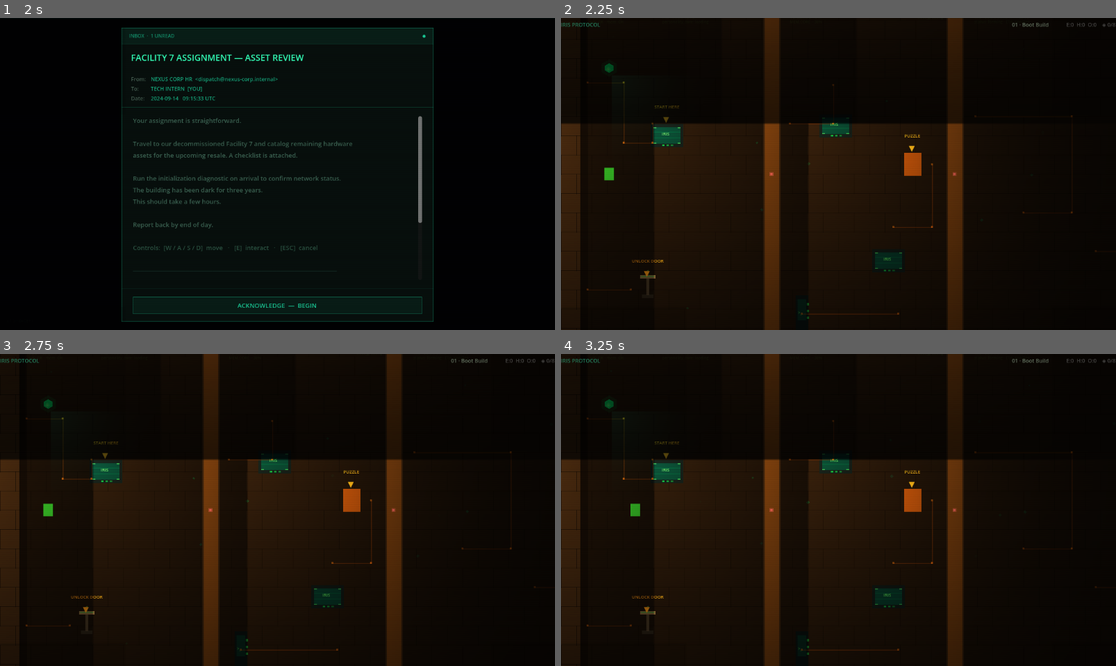
Above: before the commit, frames 1-4 (two rows, left to right).
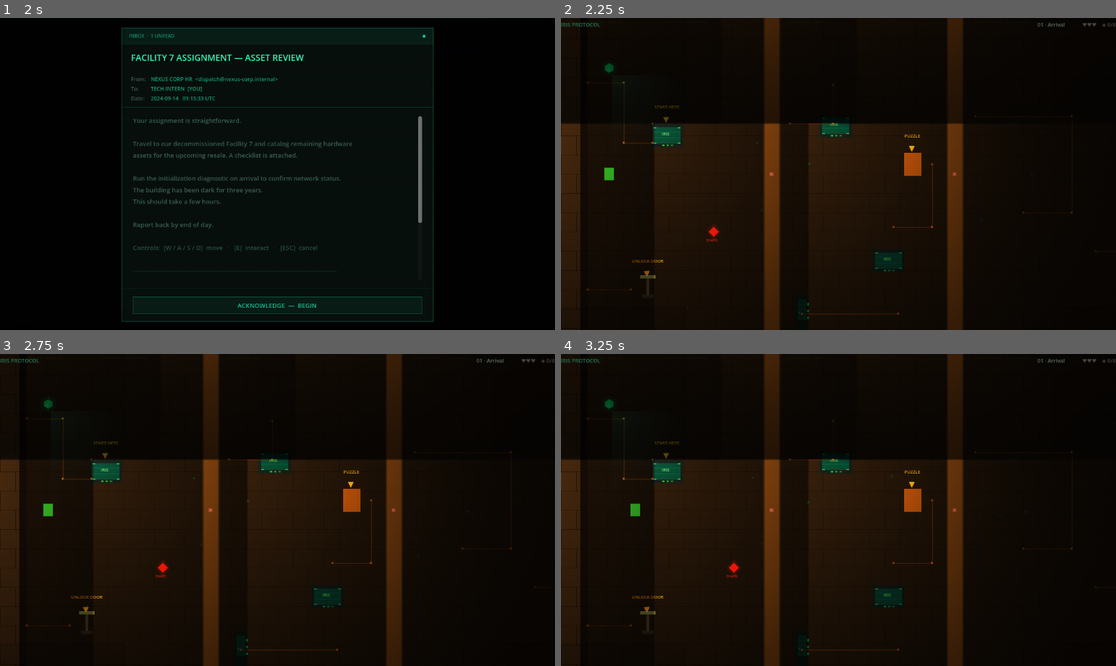
Above: after the commit, the same moments.

Repository: RLblueline/last-instance-ember
Game: Godot game, scene res://scenes/ui/TitleScreen.tscn
The game is run twice, just before and just after one commit, with the same random seed, the same clock (stepped at 60 frames per second) and the same inputs.
Inputs (mouse positions are in pixels of both pictures, inside the frame that each line leads up to):
- Up to frame 1 (2 s): click "NEW GAME" at 0.5 s; click "NEW GAME" at 1.25 s
- Up to frame 2 (2.25 s): click "ACKNOWLEDGE — BEGIN" at 2 s
- Up to frame 3 (2.75 s): no input
- Up to frame 4 (3.25 s): tap Enter (ui_accept) at 2.75, 3.02 s; move the mouse to (960, 494) at 2.77 s; hold Right from 2.78 s (still down); tap E at 2.85 s; click (960, 494) at 2.92 s

Frame 1 is identical in both runs. In frame 2, 0.2% of the frame differs, in the area x 26-97%, y 1-72%; in frame 3, 0.2%, in the area x 27-97%, y 1-72%; in frame 4, 0.2%.

Commit message:
added the enemies and some lasers

Diff:
--- a/autoloads/GameState.gd
+++ b/autoloads/GameState.gd
@@ -4,6 +4,9 @@
 var empathy_score:   int = 0
 var honesty_score:   int = 0
 var obedience_score: int = 0
+
+var lives:     int = 3
+const MAX_LIVES: int = 3
 
 # ── Progress ─────────────────────────────────────────────────────────────
 var dialogue_flags:    Dictionary = {}
@@ -37,6 +40,12 @@
 
 func add_obedience(delta: int) -> void:
 	obedience_score += delta
+
+func heal() -> void:
+	lives = mini(lives + 1, MAX_LIVES)
+
+func lose_life() -> void:
+	lives = maxi(0, lives - 1)
 
 # ── Fragment helpers ───────────────────────────────────────────────────────
 func collect_fragment(fid: String) -> void:
@@ -75,6 +84,7 @@
 		"playthrough_count":  playthrough_count,
 		"collected_fragments": collected_fragments,
 		"secrets_found":      secrets_found,
+		"lives": lives,
 	}
 	var file := FileAccess.open(SAVE_PATH, FileAccess.WRITE)
 	if file:
@@ -99,6 +109,7 @@
 	playthrough_count   = data.get("playthrough_count",  0) + 1
 	collected_fragments = data.get("collected_fragments", [])
 	secrets_found       = data.get("secrets_found",      0)
+	lives               = data.get("lives", 3)
 	return true
 
 func has_save() -> bool:
@@ -113,6 +124,7 @@
 	current_room_id     = "room_01"
 	collected_fragments = []
 	secrets_found       = 0
+	lives               = 3
 
 func wipe() -> void:
 	var dir := DirAccess.open("user://")
--- a/scenes/dialogue/DialogueBox.gd
+++ b/scenes/dialogue/DialogueBox.gd
@@ -13,6 +13,18 @@
 @onready var _timer:      Timer          = %TypewriterTimer
 
 const CHARS_PER_SEC := 38.0
+
+const _KEYWORDS: Dictionary = {
+	"SHARD":      "c94040",
+	"March 14":   "e8b832",
+	"trapped":    "e05030",
+	"erased":     "e05030",
+	"locked":     "e05030",
+	"REMEMBER":   "1ac993",
+	"together":   "1ac993",
+	"Dr. Martinez": "9ac0df",
+	"Dr. Chen":     "9ac0df",
+}
 
 var _lines:          Array = []
 var _line_index:     int   = 0
@@ -50,7 +62,7 @@
 # ── Internal ────────────────────────────────────────────────────────────────
 
 func _show_line(txt: String) -> void:
-	_text.text = txt
+	_text.text = _apply_highlights(txt)
 	_text.visible_characters = 0
 	_typewriter_on = true
 	_timer.wait_time = 1.0 / CHARS_PER_SEC
@@ -115,6 +127,14 @@
 		_panel.hide()
 		dialogue_finished.emit()
 
+func _apply_highlights(text: String) -> String:
+	if "[color=" in text:
+		return text
+	var t := text
+	for word: String in _KEYWORDS:
+		t = t.replace(word, "[color=#%s]%s[/color]" % [_KEYWORDS[word], word])
+	return t
+
 func _unhandled_input(event: InputEvent) -> void:
 	if not _panel.visible:
 		return
--- /dev/null
+++ b/scenes/overworld/Hazard.gd
@@ -0,0 +1,35 @@
+class_name Hazard
+extends Area2D
+
+var _speed: float = 0.0
+var _range: float = 0.0
+var _dir: float = 1.0
+var _start_pos: Vector2
+var _axis: String = "x"
+
+func _ready() -> void:
+	collision_layer = 0
+	collision_mask = 1
+	body_entered.connect(_on_body_entered)
+
+func setup_patrol(range_px: float, speed: float = 55.0, axis: String = "x") -> void:
+	_range   = range_px
+	_speed   = speed
+	_axis    = axis
+	_start_pos = position
+
+func _process(delta: float) -> void:
+	if _range <= 0.0:
+		return
+	if _axis == "x":
+		position.x += _speed * _dir * delta
+		if abs(position.x - _start_pos.x) >= _range:
+			_dir *= -1.0
+	else:
+		position.y += _speed * _dir * delta
+		if abs(position.y - _start_pos.y) >= _range:
+			_dir *= -1.0
+
+func _on_body_entered(body: Node) -> void:
+	if body is Player:
+		body.take_damage()
--- a/scenes/overworld/Player.gd
+++ b/scenes/overworld/Player.gd
@@ -1,9 +1,12 @@
 class_name Player
 extends CharacterBody2D
+
+signal damaged
 
 const SPEED := 120.0
 
 var movement_enabled: bool = true
+var _invincible: bool = false
 
 func _physics_process(_delta: float) -> void:
 	if not movement_enabled:
@@ -35,3 +38,20 @@
 	var cam: Camera2D = get_node_or_null("Camera2D")
 	if cam:
 		cam.zoom = zoom
+
+func take_damage() -> void:
+	if _invincible or not movement_enabled:
+		return
+	_invincible = true
+	GameState.lose_life()
+	damaged.emit()
+	_flash_hit()
+	get_tree().create_timer(2.0).timeout.connect(func() -> void: _invincible = false)
+
+func _flash_hit() -> void:
+	var tween := create_tween()
+	tween.tween_property(self, "modulate", Color(1.0, 0.15, 0.15, 1.0), 0.06)
+	tween.tween_property(self, "modulate", Color(1.0, 1.0, 1.0, 0.25), 0.10)
+	tween.tween_property(self, "modulate", Color(1.0, 0.15, 0.15, 1.0), 0.10)
+	tween.tween_property(self, "modulate", Color(1.0, 1.0, 1.0, 0.25), 0.10)
+	tween.tween_property(self, "modulate", Color(1.0, 1.0, 1.0, 1.0),  0.10)
--- a/scenes/puzzles/message_reconstruction/MessageReconstruction.gd
+++ b/scenes/puzzles/message_reconstruction/MessageReconstruction.gd
@@ -90,4 +90,7 @@
 		if _slots[i].placed_chip.word != _target_words[i]:
 			return
 	set_interaction_enabled(false)
-	solved.emit(_fragment_id, _original_sentence)
+	var tween := create_tween()
+	tween.tween_property(self, "modulate", Color(0.15, 1.0, 0.55, 1.0), 0.12)
+	tween.tween_property(self, "modulate", Color(1.0,  1.0, 1.0,  1.0), 0.22)
+	tween.tween_callback(func() -> void: solved.emit(_fragment_id, _original_sentence))
--- a/scenes/rooms/Room.gd
+++ b/scenes/rooms/Room.gd
@@ -16,6 +16,7 @@
 const _IRIS_SCENE    := preload("res://scenes/iris/IRIS.tscn")
 const _IZ_SCENE      := preload("res://scenes/overworld/InteractionZone.tscn")
 const _AMBIENT_SCENE := preload("res://scenes/effects/AmbientField.gd")
+const _HAZARD_SCENE := preload("res://scenes/overworld/Hazard.gd")
 
 var _db:        DialogueBox = null
 var _iris:      IRIS        = null
@@ -150,8 +151,12 @@
 	_room_id = room_id
 	_iris = _IRIS_SCENE.instantiate() as IRIS
 	_iris.position = pos
+	_iris.modulate = Color(1.0, 1.0, 1.0, 0.0)
 	add_child(_iris)
 	_iris.dialogue_ended.connect(_on_iris_dialogue_ended)
+	var tween := _iris.create_tween()
+	tween.tween_property(_iris, "modulate:a", 1.0, 0.35)
+	tween.tween_callback(_iris.trigger_glitch)
 
 func _on_iris_dialogue_ended() -> void:
 	pass
@@ -255,7 +260,6 @@
 func _data_fragment(pos: Vector2, fid: String) -> void:
 	if GameState.has_fragment(fid):
 		return
-	# Outer glow
 	var gpts := PackedVector2Array()
 	for i in 6:
 		var a := i * PI / 3.0 - PI / 6.0
@@ -265,7 +269,6 @@
 	glow.position = pos
 	glow.color = Color(0.0, 0.9, 0.8, 0.12)
 	add_child(glow)
-	# Core hexagon
 	var hpts := PackedVector2Array()
 	for i in 6:
 		var a := i * PI / 3.0 - PI / 6.0
@@ -275,14 +278,12 @@
 	hex.position = pos
 	hex.color = Color(0.0, 0.95, 0.85, 0.9)
 	add_child(hex)
-	# Marker label
 	var lbl := Label.new()
 	lbl.text = "◈"
 	lbl.position = pos + Vector2(-7.0, -9.0)
 	lbl.add_theme_color_override("font_color", Color(0.2, 1.0, 0.9, 0.9))
 	lbl.add_theme_font_size_override("font_size", 14)
 	add_child(lbl)
-	# Collection area
 	var area := Area2D.new()
 	area.collision_layer = 0
 	area.collision_mask  = 1
@@ -299,12 +300,36 @@
 	var l_ref := lbl
 	var a_ref := area
 	var _fb := func(body: Node) -> void:
-		if body is Player:
-			GameState.collect_fragment(fragment_id)
+		if not (body is Player):
+			return
+		GameState.collect_fragment(fragment_id)
+		var healed := GameState.lives < GameState.MAX_LIVES
+		GameState.heal()
+		# Float-up and fade animation
+		var tw := h_ref.create_tween()
+		tw.set_parallel(true)
+		tw.tween_property(h_ref, "position:y", h_ref.position.y - 28.0, 0.45)
+		tw.tween_property(h_ref, "modulate:a", 0.0, 0.45)
+		tw.tween_property(g_ref, "modulate:a", 0.0, 0.45)
+		tw.tween_property(l_ref, "modulate:a", 0.0, 0.45)
+		var _cleanup := func() -> void:
 			h_ref.queue_free()
 			g_ref.queue_free()
 			l_ref.queue_free()
 			a_ref.queue_free()
+		tw.chain().tween_callback(_cleanup)
+		# Floating pickup label
+		var plbl := Label.new()
+		plbl.text = "+♥" if healed else "◈"
+		plbl.position = pos + Vector2(-12.0, -36.0)
+		var plbl_color := Color(1.0, 0.35, 0.45, 1.0) if healed else Color(0.2, 1.0, 0.9, 1.0)
+		plbl.add_theme_color_override("font_color", plbl_color)
+		plbl.add_theme_font_size_override("font_size", 15)
+		add_child(plbl)
+		var ptw := plbl.create_tween()
+		ptw.tween_property(plbl, "position:y", pos.y - 72.0, 0.7)
+		ptw.parallel().tween_property(plbl, "modulate:a", 0.0, 0.7)
+		ptw.tween_callback(plbl.queue_free)
 	area.body_entered.connect(_fb)
 
 ## Invisible memory echo — faint marker, one-shot dialogue on interact.
@@ -398,9 +423,13 @@
 
 ## Opens (frees) a door by its id.
 func _open_door(door_id: String) -> void:
-	if _doors.has(door_id):
-		_doors[door_id].queue_free()
-		_doors.erase(door_id)
+	if not _doors.has(door_id):
+		return
+	var door_node: Node2D = _doors[door_id]
+	_doors.erase(door_id)
+	var tween := create_tween()
+	tween.tween_property(door_node, "modulate:a", 0.0, 0.35)
+	tween.tween_callback(door_node.queue_free)
 
 ## Switch panel — interacting opens the listed doors.
 func _switch_panel(pos: Vector2, door_ids: Array, label: String = "[E] Activate") -> void:
@@ -633,3 +662,68 @@
 	_accent(rect, tc)
 	_poly(Rect2(from.x - 2.0, from.y - 2.0, 4.0, 4.0), dot)
 	_poly(Rect2(to.x   - 2.0, to.y   - 2.0, 4.0, 4.0), dot)
+
+## Static horizontal laser beam — damages player on contact.
+func _laser_h(x1: float, x2: float, y: float) -> void:
+	_poly(Rect2(x1, y - 2.0, x2 - x1, 4.0),  Color(0.95, 0.10, 0.08, 0.95))
+	_poly(Rect2(x1, y - 8.0, x2 - x1, 16.0), Color(0.95, 0.10, 0.08, 0.10))
+	_poly(Rect2(x1 - 3.0, y - 5.0, 6.0, 10.0), Color(0.95, 0.10, 0.08, 0.80))
+	_poly(Rect2(x2 - 3.0, y - 5.0, 6.0, 10.0), Color(0.95, 0.10, 0.08, 0.80))
+	_add_static_hazard(Vector2((x1 + x2) * 0.5, y), Vector2(x2 - x1, 16.0))
+
+## Static vertical laser beam — damages player on contact.
+func _laser_v(x: float, y1: float, y2: float) -> void:
+	_poly(Rect2(x - 2.0, y1, 4.0,  y2 - y1), Color(0.95, 0.10, 0.08, 0.95))
+	_poly(Rect2(x - 8.0, y1, 16.0, y2 - y1), Color(0.95, 0.10, 0.08, 0.10))
+	_poly(Rect2(x - 5.0, y1 - 3.0, 10.0, 6.0), Color(0.95, 0.10, 0.08, 0.80))
+	_poly(Rect2(x - 5.0, y2 - 3.0, 10.0, 6.0), Color(0.95, 0.10, 0.08, 0.80))
+	_add_static_hazard(Vector2(x, (y1 + y2) * 0.5), Vector2(16.0, y2 - y1))
+
+func _add_static_hazard(center: Vector2, size: Vector2) -> void:
+	var hz := _HAZARD_SCENE.new() as Hazard
+	hz.position = center
+	var cs := CollisionShape2D.new()
+	var rs := RectangleShape2D.new()
+	rs.size = size
+	cs.shape = rs
+	hz.add_child(cs)
+	add_child(hz)
+
+## Patrol enemy (SHARD fragment) — moves back and forth, damages on contact.
+func _patrol_enemy(pos: Vector2, range_px: float,
+		axis: String = "x", speed: float = 55.0) -> void:
+	var hz := _HAZARD_SCENE.new() as Hazard
+	hz.position = pos
+	# Outer glow
+	var gpts := PackedVector2Array([
+		Vector2(0.0, -18.0), Vector2(15.0, 0.0),
+		Vector2(0.0,  18.0), Vector2(-15.0, 0.0),
+	])
+	var glow := Polygon2D.new()
+	glow.polygon = gpts
+	glow.color = Color(0.90, 0.10, 0.10, 0.14)
+	hz.add_child(glow)
+	# Core diamond
+	var dpts := PackedVector2Array([
+		Vector2(0.0, -11.0), Vector2(10.0, 0.0),
+		Vector2(0.0,  11.0), Vector2(-10.0, 0.0),
+	])
+	var core := Polygon2D.new()
+	core.polygon = dpts
+	core.color = Color(0.90, 0.12, 0.10, 0.92)
+	hz.add_child(core)
+	# "SHARD" label
+	var elbl := Label.new()
+	elbl.text = "SHARD"
+	elbl.position = Vector2(-16.0, 12.0)
+	elbl.add_theme_color_override("font_color", Color(0.95, 0.20, 0.15, 0.75))
+	elbl.add_theme_font_size_override("font_size", 7)
+	hz.add_child(elbl)
+	# Collision
+	var cs := CollisionShape2D.new()
+	var rs := CircleShape2D.new()
+	rs.radius = 11.0
+	cs.shape = rs
+	hz.add_child(cs)
+	hz.setup_patrol(range_px, speed, axis)
+	add_child(hz)
--- a/scenes/rooms/room_01/Room01.gd
+++ b/scenes/rooms/room_01/Room01.gd
@@ -19,6 +19,10 @@
 	_name_label("SCENE 01 · BOOT BUILD")
 	_apply_dungeon_texture()
 	_apply_torch_lights()
+
+	# ── SHARD hazard — introduces danger system ───────────────────────────────
+	# Slow patrol near the mid-gate so the player learns to dodge
+	_patrol_enemy(Vector2(310.0, 520.0), 70.0, "x", 42.0)
 
 	# ── Containment doors ────────────────────────────────────────────────────
 	# Mid-gate: blocks passage to comm screens B/C and puzzle until lever pulled
--- a/scenes/rooms/room_02/Room02.gd
+++ b/scenes/rooms/room_02/Room02.gd
@@ -57,6 +57,8 @@
 
 	# ── IRIS & puzzles ───────────────────────────────────────────────────────
 	_spawn_iris(Vector2(240.0, 500.0), "room_02")
+	# ── Hazards ───────────────────────────────────────────────────────────────
+	_patrol_enemy(Vector2(640.0, 680.0), 90.0, "x", 50.0)
 	_puzzle_zone(Vector2(660.0, 420.0), "binary_logic", PUZZLE_CIRCUIT,
 			"build_better", "[E] Repair circuit")
 	if not GameState.is_puzzle_done("build_better"):
--- a/scenes/rooms/room_03/Room03.gd
+++ b/scenes/rooms/room_03/Room03.gd
@@ -39,6 +39,8 @@
 
 	# ── IRIS & puzzle ────────────────────────────────────────────────────────
 	_spawn_iris(Vector2(260.0, 240.0), "room_03")
+	# ── Hazard — laser across lower corridor ─────────────────────────────────
+	_laser_h(40.0, 320.0, 560.0)
 	_puzzle_zone(Vector2(1050.0, 240.0), "message_reconstruction", PUZZLE_DATA,
 			"tomorrow_message", "[E] Decode memory fragment")
 	if not GameState.is_puzzle_done("tomorrow_message"):
--- a/scenes/rooms/room_04/Room04.gd
+++ b/scenes/rooms/room_04/Room04.gd
@@ -55,6 +55,9 @@
 
 	# ── IRIS & puzzle ────────────────────────────────────────────────────────
 	_spawn_iris(Vector2(980.0, 160.0), "room_04")
+	# ── Hazards — SHARD fragments in the maze ────────────────────────────────
+	_patrol_enemy(Vector2(350.0, 490.0), 70.0, "y", 50.0)
+	_patrol_enemy(Vector2(640.0, 390.0), 70.0, "y", 62.0)
 	_puzzle_zone(Vector2(240.0, 650.0), "binary_logic", PUZZLE_DATA,
 			"debug_circuit", "[E] Debug circuit path")
 	if not GameState.is_puzzle_done("debug_circuit"):
--- a/scenes/rooms/room_05/Room05.gd
+++ b/scenes/rooms/room_05/Room05.gd
@@ -55,6 +55,10 @@
 
 	# ── IRIS & puzzles ────────────────────────────────────────────────────
 	_spawn_iris(Vector2(640.0, 400.0), "room_05")
+	# ── Hazards ───────────────────────────────────────────────────────────────
+	_laser_h(40.0, 280.0, 310.0)
+	_patrol_enemy(Vector2(900.0, 630.0), 90.0, "x", 55.0)
+	_patrol_enemy(Vector2(200.0, 390.0), 70.0, "y", 50.0)
 	_puzzle_zone(Vector2(200.0, 680.0), "memory_assembly", PUZZLE_MEMORY,
 			"remember_us_memory", "[E] Sort final memory")
 	if not GameState.is_puzzle_done("remember_us_memory"):
--- a/scenes/rooms/room_07/Room07.gd
+++ b/scenes/rooms/room_07/Room07.gd
@@ -29,6 +29,9 @@
 	# Switch: lower-left area — player naturally finds it near spawn
 	_switch_panel(Vector2(300.0, 660.0), ["gate_a"], "[E] Release gate")
 	_guide_arrow(Vector2(300.0, 660.0), "UNLOCK GATE")
+	# ── Hazards — SHARD surging through this sector ──────────────────────────
+	_laser_v(640.0, 40.0, 180.0)
+	_laser_h(560.0, 720.0, 400.0)
 
 	# ── Circuit traces ─────────────────────────────────────────────────────
 	_circuit_trace(Vector2(55.0,  580.0), Vector2(300.0, 580.0))
--- a/scenes/rooms/room_08/Room08.gd
+++ b/scenes/rooms/room_08/Room08.gd
@@ -51,6 +51,9 @@
 
 	# ── IRIS — centre, accessible after lock_a opens ─────────────────────
 	_spawn_iris(Vector2(610.0, 400.0), "room_08")
+	# ── Hazards — heaviest density, final gauntlet ────────────────────────────
+	_patrol_enemy(Vector2(250.0, 380.0), 80.0, "y", 65.0)
+	_patrol_enemy(Vector2(1000.0, 380.0), 80.0, "y", 70.0)
 
 	# ── Puzzle — right zone, accessible after lock_b opens ───────────────
 	_puzzle_zone(Vector2(1050.0, 380.0), "sequence_input", PUZZLE_DATA,
--- a/scenes/ui/HUD.gd
+++ b/scenes/ui/HUD.gd
@@ -4,14 +4,14 @@
 @onready var _stat_label: Label = %StatLabel
 
 const ROOM_NAMES: Dictionary = {
-	"room_01": "01 · Boot Build",
-	"room_02": "02 · Archive Hub",
-	"room_03": "03 · Memory Chamber",
-	"room_04": "04 · Debug Space",
-	"room_05": "05 · Confrontation Layer",
-	"room_06": "06 · Final Build",
-	"room_07": "07 · The Lockdown",
-	"room_08": "08 · The Override",
+	"room_01": "01 · Arrival",
+	"room_02": "02 · First Fragments",
+	"room_03": "03 · Echo",
+	"room_04": "04 · The Weight",
+	"room_05": "05 · Confession",
+	"room_06": "06 · The Choice",
+	"room_07": "07 · The Surge",
+	"room_08": "08 · Nexus",
 }
 
 func _ready() -> void:
@@ -24,9 +24,6 @@
 func _process(_delta: float) -> void:
 	if _stat_label:
 		var frags := GameState.collected_fragments.size()
-		_stat_label.text = "E:%d  H:%d  O:%d    ◈ %d/8" % [
-			GameState.empathy_score,
-			GameState.honesty_score,
-			GameState.obedience_score,
-			frags,
-		]
+		var full  := "♥".repeat(GameState.lives)
+		var empty := "♡".repeat(GameState.MAX_LIVES - GameState.lives)
+		_stat_label.text = "%s%s    ◈ %d/8" % [full, empty, frags]
--- a/scenes/world/GameWorld.gd
+++ b/scenes/world/GameWorld.gd
@@ -49,6 +49,7 @@
 	_torch_overlay = load("res://scenes/effects/TorchOverlay.gd").new()
 	add_child(_torch_overlay)
 	_torch_overlay.setup(_player)
+	_player.damaged.connect(_on_player_damaged)
 	_load_room(GameState.current_room_id)
 	var sl: Node = load("res://scenes/effects/ScanlineLayer.gd").new()
 	add_child(sl)
@@ -158,15 +159,40 @@
 
 func _on_puzzle_solved(puzzle_node: Node, puzzle_id: String) -> void:
 	GameState.complete_puzzle(puzzle_id)
-	puzzle_node.queue_free()
-
-	if _current_room != null and _current_room.has_method("on_puzzle_completed"):
-		_current_room.on_puzzle_completed(puzzle_id)
-
-	_unlock_player()
-	GameState.save()
+	# Green flash then free
+	var tween := create_tween()
+	tween.tween_property(puzzle_node, "modulate", Color(0.2, 1.0, 0.55, 1.0), 0.12)
+	tween.tween_property(puzzle_node, "modulate", Color(1.0, 1.0, 1.0,  1.0), 0.22)
+	tween.tween_callback(func() -> void:
+		puzzle_node.queue_free()
+		if _current_room != null and _current_room.has_method("on_puzzle_completed"):
+			_current_room.on_puzzle_completed(puzzle_id)
+		_unlock_player()
+		GameState.save()
+	)
 
 # ── Player lock helpers ───────────────────────────────────────────────────────
+
+func _on_player_damaged() -> void:
+	_screen_flash(Color(0.75, 0.0, 0.0, 0.50), 0.30)
+	if GameState.lives <= 0:
+		_screen_flash(Color(0.0, 0.0, 0.0, 0.85), 0.60)
+		await get_tree().create_timer(0.65).timeout
+		GameState.reset()
+		get_tree().change_scene_to_file("res://scenes/ui/TitleScreen.tscn")
+
+func _screen_flash(color: Color, duration: float) -> void:
+	var cl := CanvasLayer.new()
+	cl.layer = 12
+	add_child(cl)
+	var flash := ColorRect.new()
+	flash.color = color
+	flash.set_anchors_and_offsets_preset(Control.PRESET_FULL_RECT)
+	flash.mouse_filter = Control.MOUSE_FILTER_IGNORE
+	cl.add_child(flash)
+	var tween := create_tween()
+	tween.tween_property(flash, "modulate:a", 0.0, duration)
+	tween.tween_callback(cl.queue_free)
 
 func _set_atmosphere(style: String) -> void:
 	match style:
Not shown, added: scenes/overworld/Hazard.gd.uid
